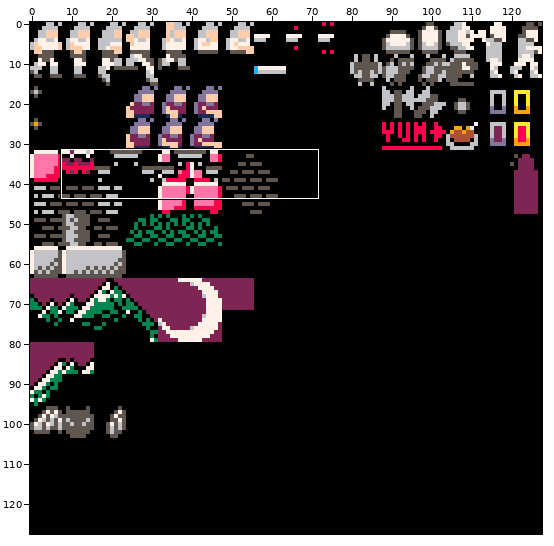
One commit to this sprite sheet: sheet.png. The first picture is a wide view before the edit; the outline marks the close-up.
Close-up. The starting point:
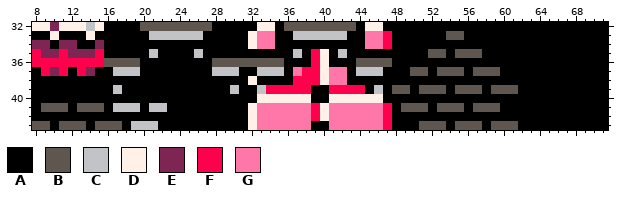
The file is 128x128 pixels. Shown: x 8..71, y 32..43.
Palette (. is transparent): A #000000  B #5f574f  C #c2c3c7  D #fff1e8  E #7e2553  F #ff004d  G #ff77a8
Pixels before, first column x 8:
32 DDEDDDCDAAAABBBBBBBBAAAAADDABBBBBBBBADDAAAAAAAAAAAAAAAAAAAAAAAAA
33 AADAAADAAAAAACCCCCCAAAAADGGAACCCCCCAAGGFAAAAAABBAAAAAAAAAAAAAAAA
34 EEAEEAAEAAAAAAAAAAAAAAAADGGAAAAAAAAAAGGFAAAAAAAAAAAAAAAAAAAAAAAA
35 FEEFEEEFAAAAACAAAACAAAAAAAAAACAFDACAAAAAAAAABBABBBAAAAAAAAAAAAAA
36 FFFFFFFFBBBBAAAAAAAABBBBBBBBAAAFDAAABBBBAAAAAAAAAAAAAAAAAAAAAAAA
37 AFEFAFEAACCCAAAAAAAACCCAACCCAGFFDGGACCCAAABBABBBABBBAAAAAAAAAAAA
38 AAAAAAAAAAAAAAAAAAAAAAAADAAAAFFFDGGAAAAAAAAAAAAAAAAAAAAAAAAAAAAA
39 AAAAAAAAACAAAAAAAAAAAACAACFFFFFAAFFFFACABBABBBABBBABBBAAAAAAAAAA
40 AAAAAAAAAAAAAAAAAAAAAAAAADDDDDDAADDDDDDAAAAAAAAAAAAAAAAAAAAAAAAA
41 ABBBABBBACCCACCAAAAAAAAADGGGGGGFDGGGGGGFABBBABBBABBBAAAAAAAAAAAA
42 AAAAAAAAAAAAAAAAAAAAAAAADGGGGGGFDGGGGGGFAAAAAAAAAAAAAAAAAAAAAAAA
43 BBABBBABBBACCCAAAAAAAAAADGGGGGGAAGGGGGGFAAABBBABBBABBBAAAAAAAAAA
The result:
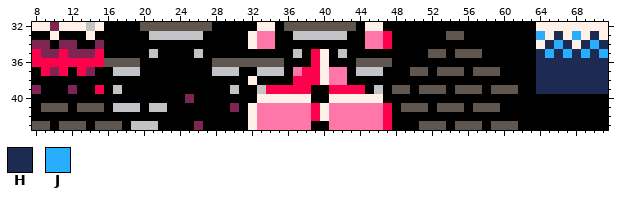
Colours new in this view: H #1d2b53  J #29adff
What changed:
y 32: x 64..71 AAAAAAAA -> DDDDDDDD
y 33: x 64..71 AAAAAAAA -> JDHDJDHD
y 34: x 64..71 AAAAAAAA -> DHJHDHJH
y 35: x 64..71 AAAAAAAA -> HJHJHJHJ
y 36..38: x 64..71 AAAAAAAA -> HHHHHHHH
y 39: x 8 A -> E; x 12 A -> E; x 15 A -> F; x 64..71 AAAAAAAA -> HHHHHHHH
y 40: x 25 A -> E
y 41: x 30 A -> E
y 43: x 26 A -> E
Boxes around the changes in both close-ups, in picture pixels (x1, y1, x2, y2):
changed: (536, 22, 608, 94)
changed: (32, 85, 104, 94)
changed: (185, 94, 239, 130)
